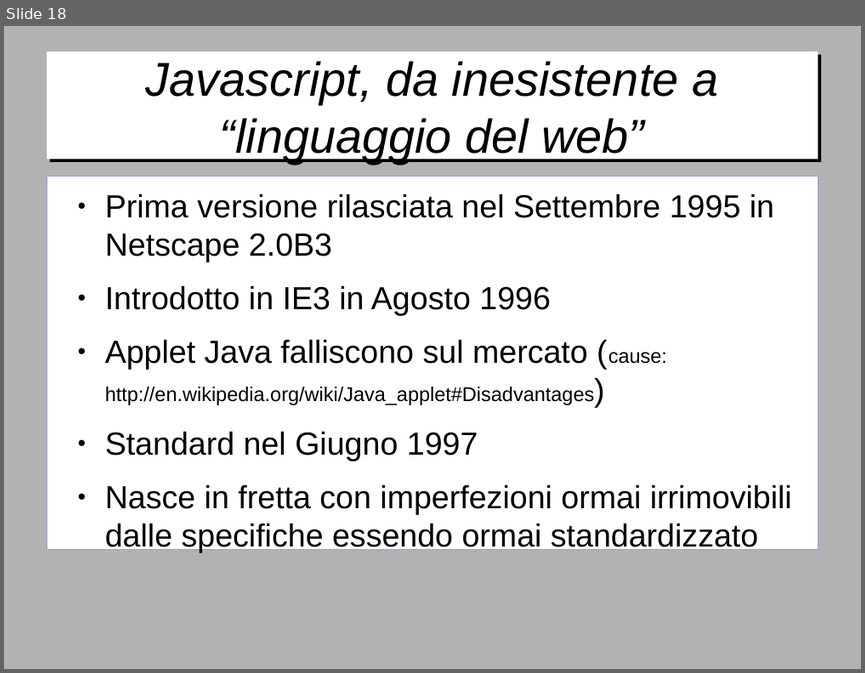
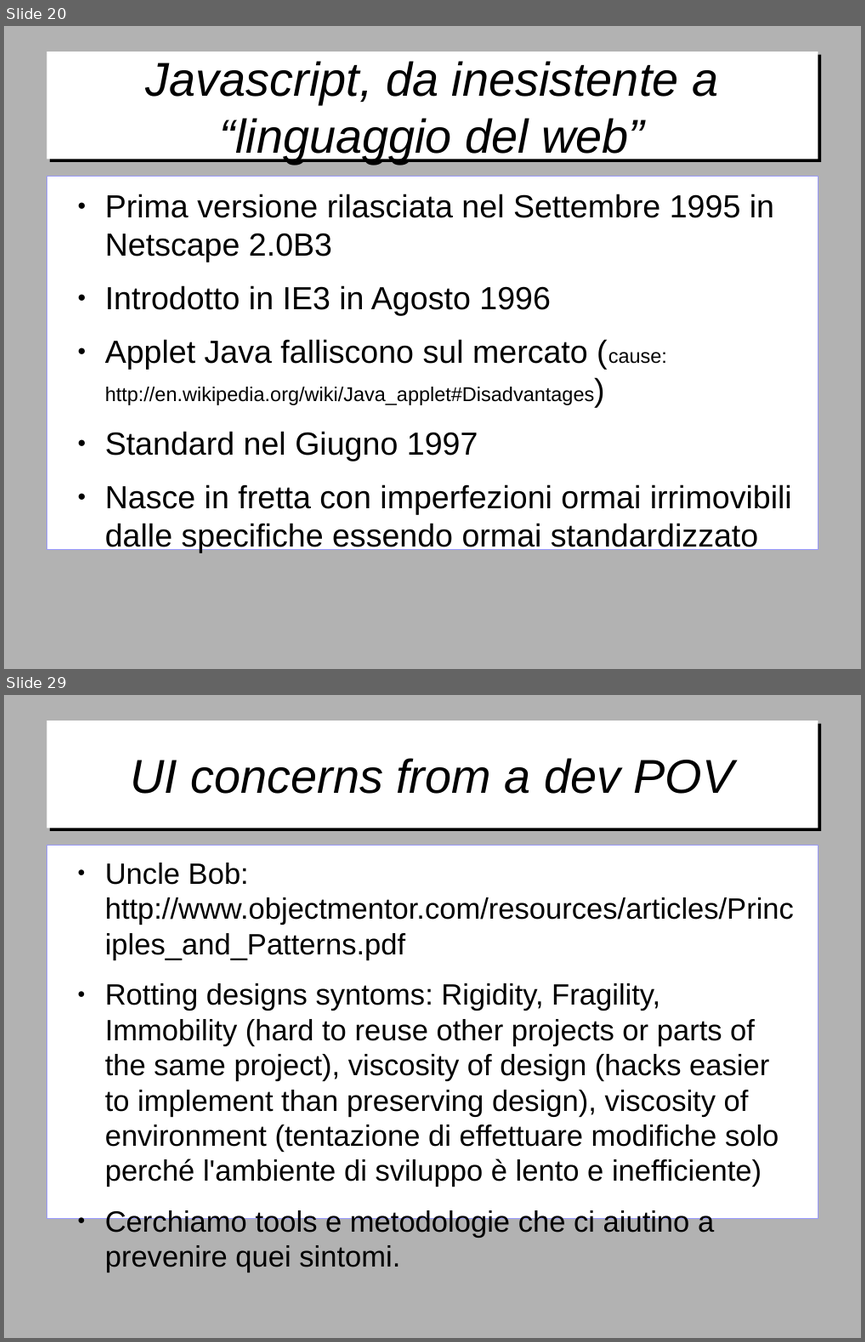
Before and after one commit to gitfer/ARXCourse, a slide deck: ARXCourse.odp. Shown one above the other, each under a label of ours: slide 18 before the commit, slides 20 and 29 after it; the slides between them are not shown. The pictures are 865x673 and 865x1342 pixels, drawn with LibreOffice and Linux fonts; fonts in the diff are those of the drawing; background and template pictures are left out. Boxes give left, top, right and bottom in pixels: in the first picture for what was removed or moved away, otherwise in the second. Text is boxed around its words. In the diff, an @@ line names an element or a change of style, - is before the commit and + after.

```diff
--- a/ARXCourse.odp
+++ b/ARXCourse.odp
@@ slide 29 added at (4, 695, 861, 1338), background #B2B2B2 @@
@@ title added at (46, 721, 818, 828), fill #FFFFFF, 44 pt, text #000000, italic @@
+UI concerns from a dev POV
@@ text added at (46, 845, 818, 1219), fill #FFFFFF, outline #9999FF 0 pt, 27.2 pt, text #000000 @@
+● Uncle Bob: http://www.objectmentor.com/resources/articles/Principles_and_Patterns.pdf
+● Rotting designs syntoms: Rigidity, Fragility, Immobility (hard to reuse other projects or parts of the same project), viscosity of design (hacks easier to implement than preserving design), viscosity of environment (tentazione di effettuare modifiche solo perché l'ambiente di sviluppo è lento e inefficiente)
+● Cerchiamo tools e metodologie che ci aiutino a prevenire quei sintomi.
@@ what was slide 18 is now slide 20 @@
```
Also in this commit, not shown: 9 slides changed, 10 other slides added, 3 other files.
